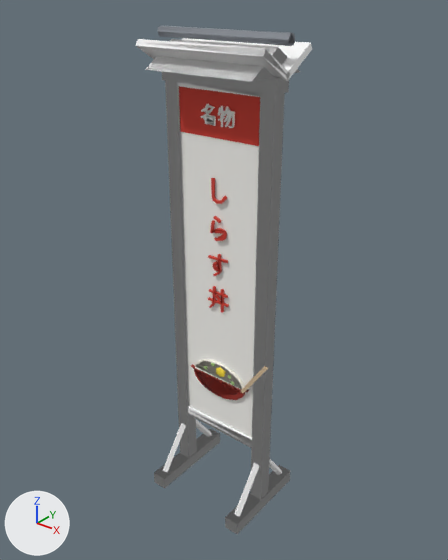
Renders of the glTF model uminagi-assets/glb/kanban_shirasu.glb from each side of a commit.
One viewpoint serves both versions: a camera (50 mm lens) standing at (1.71, -2.12, 2.61) and looking at (-0.01, 0.03, 1.27). The axes (+X, +Y, +Z) are drawn at lower left. The lights are the same throughout. The picture after the commit comes second. Where no turn or scale is listed for an object, it has been applied to the vertices. Vertices at exactly the same position are counted once.

The older version as bpy lines, for what is in view:
```python
ob_kanban_shirasu_body = bpy.data.objects.new('kanban_shirasu_body', me_kanban_shirasu_body)
ob_kanban_shirasu_body.location = (0.0, 0.0, 0.0)
ob_kanban_shirasu_lod1 = bpy.data.objects.new('kanban_shirasu_lod1', me_kanban_shirasu_lod1)
ob_kanban_shirasu_lod1.location = (0.0, 0.0, 0.0)
```
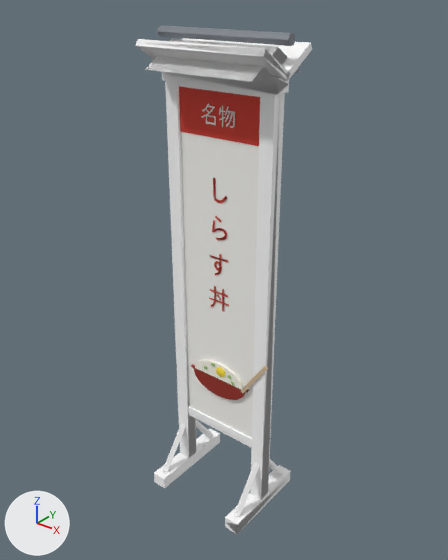
Boxes [x1, y1, x2, y2] around the edits, measured in the pictures (448 x 560 px; the box of a moved part takes in the faces that stretch with it):
part 1 of me_kanban_shirasu_body, cut back
    before: [200, 104, 235, 313]
    after: [202, 104, 235, 128]
part 2 of me_kanban_shirasu_lod1, rebuilt (not visible afterwards)
    before: [194, 369, 245, 399]
part 3 of me_kanban_shirasu_lod1, rebuilt (not visible afterwards)
    before: [195, 360, 244, 390]
part 4 of me_kanban_shirasu_lod1, moved or reshaped
    before: [154, 32, 295, 533]
    after: [203, 42, 295, 303]

Diff of the bpy script that builds the scene:
```diff
--- a/uminagi-assets/glb/kanban_shirasu.glb.py
+++ b/uminagi-assets/glb/kanban_shirasu.glb.py
@@ mat_cloth_en_red @@
+mat_cloth_en_red = principled_material('cloth_en_red')
+mat_cloth_en_red.base_color = (0.7, 0.05, 0.03)  # red #da3f30
+mat_cloth_en_red.roughness = 0.7
@@ me_kanban_shirasu_body @@
 # used by ob_kanban_shirasu_body; location = (0.0, 0.0, 0.0)
-me_kanban_shirasu_body.from_pydata(...)  # 752 vertices, 1380 faces; spans x -0.34..0.34, y -0.25..0.25, z 0.0..2.42
+me_kanban_shirasu_body.from_pydata(...)  # 495 vertices, 619 faces; spans x -0.34..0.34, y -0.25..0.25, z 0.0..2.42
+# me_kanban_shirasu_body part 1: 111 vertices moved within x -0.09..0.09, y -0.03, z 2.04..2.12; 257 vertices removed from x -0.09..0.09, y -0.04..-0.03, z 1.13..2.12
 me_kanban_shirasu_body.materials.append(mat_wood_dark)
@@ me_kanban_shirasu_body @@
 me_kanban_shirasu_body.materials.append(mat_wood_light)
+me_kanban_shirasu_body.materials.append(mat_cloth_en_red)  # red #da3f30
@@ me_kanban_shirasu_lod1 @@
 # used by ob_kanban_shirasu_lod1; location = (0.0, 0.0, 0.0)
-me_kanban_shirasu_lod1.from_pydata(...)  # 268 vertices, 407 faces; spans x -0.34..0.34, y -0.25..0.25, z 0.0..2.43
+me_kanban_shirasu_lod1.from_pydata(...)  # 208 vertices, 175 faces; spans x -0.34..0.34, y -0.25..0.25, z 0.0..2.41
+# me_kanban_shirasu_lod1 part 2: the loose piece of 10 vertices spanning x -0.18..0.18, y -0.04..-0.02, z 0.62..0.73 is rebuilt with 4 vertices and now spans x -0.18..0.18, y -0.03..-0.02, z 0.63..0.72
+# me_kanban_shirasu_lod1 part 3: the loose piece of 10 vertices spanning x -0.16..0.16, y -0.04..-0.01, z 0.73..0.82 is rebuilt with 4 vertices and now spans x -0.16..0.16, y -0.03..-0.02, z 0.75..0.82
+# me_kanban_shirasu_lod1 part 4: 15 vertices moved from x -0.07..0.09, y -0.03, z 1.44..2.12 to x -0.07..0.09, y -0.03..-0.02, z 1.41..2.12; 129 vertices removed from x -0.34..0.34, y -0.25..0.25, z 0.0..2.43; 88 vertices added at x -0.34..0.34, y -0.25..0.25, z 0.0..2.41
+# other edits to the shape of me_kanban_shirasu_lod1 do not show in these pictures
 me_kanban_shirasu_lod1.materials.append(mat_wood_dark)
@@ me_kanban_shirasu_lod1 @@
 me_kanban_shirasu_lod1.materials.append(mat_wood_light)
+me_kanban_shirasu_lod1.materials.append(mat_cloth_en_red)  # red #da3f30
```
